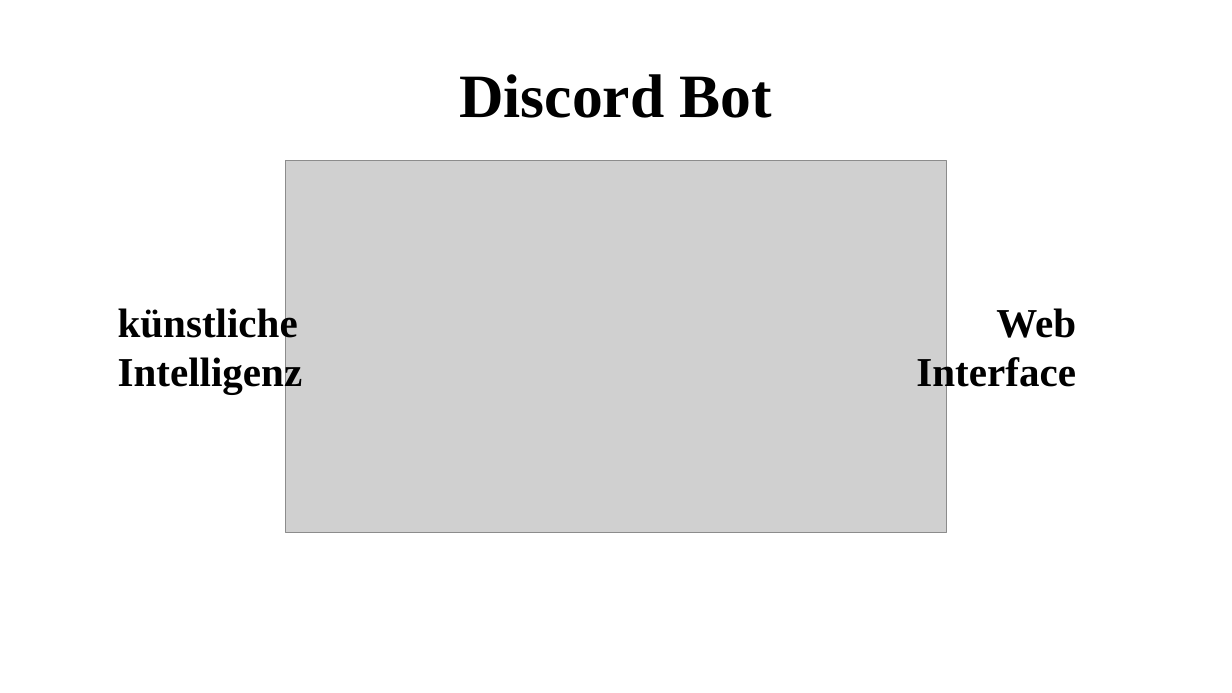
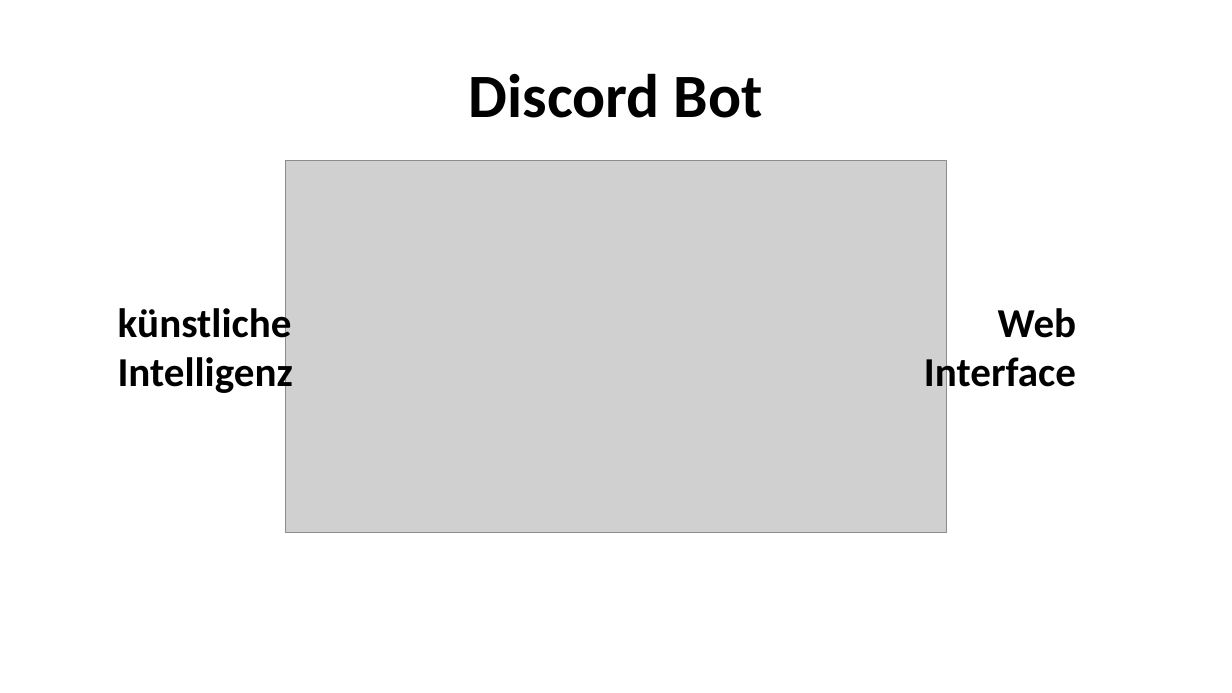
Before and after one commit to CptCringe/SYPProjekt, a slide deck: slide 5 of Präsentation/SPY-Projekt-Ideen.pptx. Drawn at 1232x693 pixels with LibreOffice and Linux fonts; fonts in the diff are those of the drawing; grey boxes stand for pictures; background and template pictures are left out. Boxes give left, top, right and bottom in pixels: in the first picture for what was removed or moved away, otherwise in the second. Text is boxed around its words. In the diff, an @@ line names an element or a change of style, - is before the commit and + after.

```diff
--- a/Präsentation/SPY-Projekt-Ideen.pptx
+++ b/Präsentation/SPY-Projekt-Ideen.pptx
@@ font Times New Roman to Calibri in 3 elements at [118,304,293,397], [924,308,1076,397], [469,73,763,118] @@
@@ text "Discord Bot": place and size @@
-text "Discord Bot" at [459,74,772,118]
+text "Discord Bot" at [469,73,763,118]
@@ text "Web": place and size @@
-text "Web" at [916,308,1076,394]
+text "Web" at [924,308,1076,397]
```
Also in this commit, not shown: 7 other slides changed, 1 slide added, 1 slide removed.
